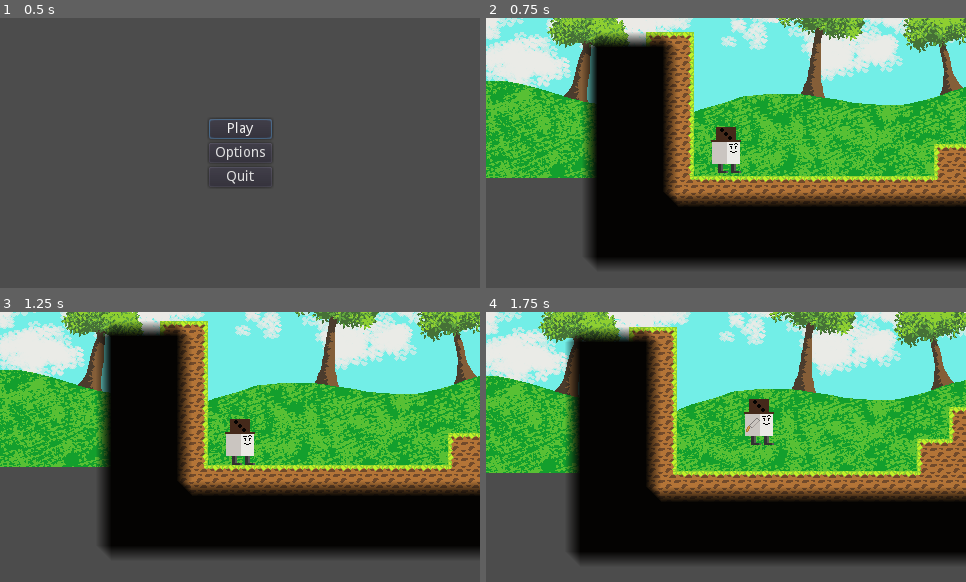
Above: before the commit, frames 1-4 (two rows, left to right).
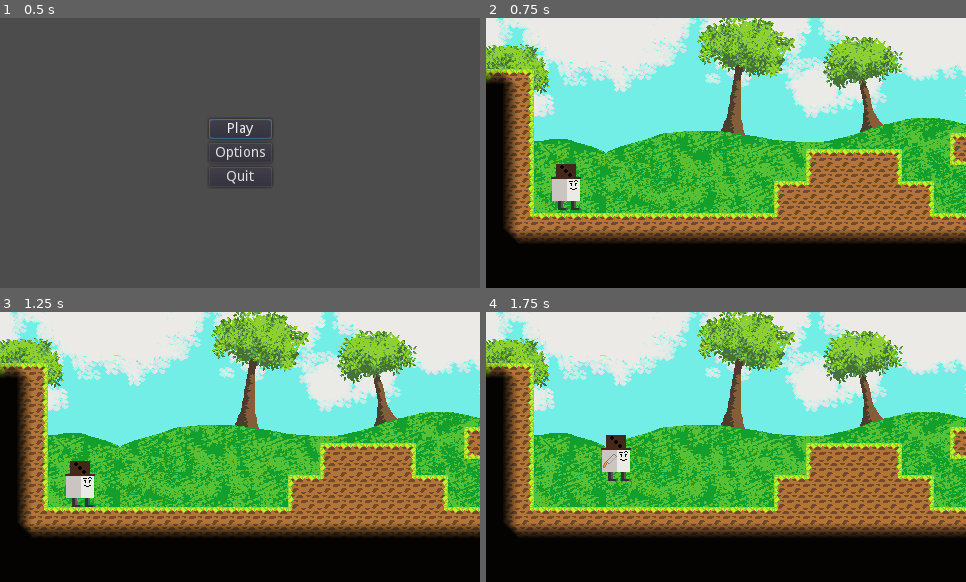
Above: after the commit, the same moments.

Repository: TomHensel/Gmtk-2022
Game: Godot game, scene res://Scenes/Main.tscn
Same seed, same stepped clock (60 frames per second), same inputs: the game is played once before the commit and once after it.
Inputs (mouse positions are in pixels of both pictures, inside the frame that each line leads up to):
- Up to frame 1 (0.5 s): no input
- Up to frame 2 (0.75 s): click "Play" at 0.5 s
- Up to frame 3 (1.25 s): no input
- Up to frame 4 (1.75 s): move the mouse to (831, 433) at 1.27 s; hold D (Right) from 1.28 s (still down); tap E (Roll) at 1.35 s; tap Space (Jump) at 1.52 s

Frame 1 is identical in both runs. In frame 2, 84% of the frame differs, in the area x 0-100%, y 0-100%; in frame 3, 87%; in frame 4, 83%.

Commit message:
added playersounds

Diff:
--- a/Scenes/Projectile/Bomb.tscn
+++ b/Scenes/Projectile/Bomb.tscn
@@ -1,7 +1,8 @@
-[gd_scene load_steps=9 format=2]
+[gd_scene load_steps=10 format=2]
 
 [ext_resource path="res://Assets/etc/Explosion.png" type="Texture" id=1]
 [ext_resource path="res://Scripts/Bomb.gd" type="Script" id=2]
+[ext_resource path="res://Assets/Sounds/Bomb.wav" type="AudioStream" id=3]
 
 [sub_resource type="CircleShape2D" id=1]
 radius = 7.0
@@ -169,6 +170,9 @@
 shape = SubResource( 6 )
 disabled = true
 
+[node name="ExplosionSound" type="AudioStreamPlayer" parent="."]
+stream = ExtResource( 3 )
+
 [connection signal="area_entered" from="Area2D" to="." method="_on_Area2D_area_entered"]
 [connection signal="body_entered" from="Area2D" to="." method="_on_Area2D_body_entered"]
 [connection signal="animation_finished" from="AnimationPlayer" to="." method="_on_AnimationPlayer_animation_finished"]
--- a/Scenes/Projectile/Nuke.tscn
+++ b/Scenes/Projectile/Nuke.tscn
@@ -1,8 +1,9 @@
-[gd_scene load_steps=10 format=2]
+[gd_scene load_steps=11 format=2]
 
 [ext_resource path="res://Scripts/Nuke.gd" type="Script" id=1]
 [ext_resource path="res://Assets/etc/Nuke.png" type="Texture" id=2]
 [ext_resource path="res://Assets/etc/Nukesplosion.png" type="Texture" id=3]
+[ext_resource path="res://Assets/Sounds/Nuke.wav" type="AudioStream" id=4]
 
 [sub_resource type="RectangleShape2D" id=1]
 extents = Vector2( 7, 6 )
@@ -222,6 +223,9 @@
 shape = SubResource( 3 )
 disabled = true
 
+[node name="ExplosionSound" type="AudioStreamPlayer" parent="."]
+stream = ExtResource( 4 )
+
 [connection signal="area_entered" from="Area2D" to="." method="_on_Area2D_area_entered"]
 [connection signal="body_entered" from="Area2D" to="." method="_on_Area2D_body_entered"]
 [connection signal="animation_finished" from="AnimationPlayer" to="." method="_on_AnimationPlayer_animation_finished"]
--- a/Scenes/Projectile/ShotFun.tscn
+++ b/Scenes/Projectile/ShotFun.tscn
@@ -1,7 +1,8 @@
-[gd_scene load_steps=4 format=2]
+[gd_scene load_steps=5 format=2]
 
 [ext_resource path="res://Assets/etc/ShotgunFun.png" type="Texture" id=1]
 [ext_resource path="res://Scripts/ShotgunFun.gd" type="Script" id=2]
+[ext_resource path="res://Assets/Sounds/ShotGun.wav" type="AudioStream" id=3]
 
 [sub_resource type="RectangleShape2D" id=1]
 extents = Vector2( 2, 1 )
@@ -15,5 +16,8 @@
 [node name="CollisionShape2D" type="CollisionShape2D" parent="." groups=["Bullet"]]
 shape = SubResource( 1 )
 
+[node name="ShotSound" type="AudioStreamPlayer" parent="."]
+stream = ExtResource( 3 )
+
 [connection signal="area_entered" from="." to="." method="_on_ShotgunFun_area_entered"]
 [connection signal="body_entered" from="." to="." method="_on_ShotgunFun_body_entered"]
--- a/Scenes/Rätt.tscn
+++ b/Scenes/Rätt.tscn
@@ -9,6 +9,8 @@
 [ext_resource path="res://Assets/Charakters/Health.png" type="Texture" id=7]
 [ext_resource path="res://Assets/Charakters/Hurt.png" type="Texture" id=8]
 [ext_resource path="res://Scenes/Menu/PauseMenu.tscn" type="PackedScene" id=9]
+[ext_resource path="res://Assets/Sounds/Sword.wav" type="AudioStream" id=10]
+[ext_resource path="res://Assets/Sounds/PlayerHurt.wav" type="AudioStream" id=11]
 
 [sub_resource type="RectangleShape2D" id=1]
 extents = Vector2( 14, 15 )
@@ -511,6 +513,9 @@
 
 [node name="Camera2D" type="Camera2D" parent="."]
 current = true
+limit_left = 0
+limit_top = -250
+limit_bottom = 75
 smoothing_enabled = true
 smoothing_speed = 2.5
 
@@ -596,9 +601,16 @@
 shape = SubResource( 9 )
 disabled = true
 
+[node name="MeleeAttackSound" type="AudioStreamPlayer" parent="ActiveWeapon"]
+stream = ExtResource( 10 )
+
 [node name="CanvasLayer" type="CanvasLayer" parent="."]
 
 [node name="PauseMenu" parent="CanvasLayer" instance=ExtResource( 9 )]
+
+[node name="HurtSound" type="AudioStreamPlayer" parent="."]
+stream = ExtResource( 11 )
+volume_db = -3.0
 
 [connection signal="area_entered" from="Area2D" to="." method="_on_Area2D_area_entered"]
 [connection signal="animation_finished" from="ActiveWeapon/Gunimation" to="ActiveWeapon" method="_on_Gunimation_animation_finished"]
--- a/Scripts/ActiveWeapon.gd
+++ b/Scripts/ActiveWeapon.gd
@@ -47,12 +47,14 @@
 			1:																																				#Fist
 				if shootInput():
 					$MELEEHURTFIST/CollisionShape2D.disabled = false
+					$MeleeAttackSound.play()
 					if(weapon.flip_v):
 						$Gunimation.play("ThrustLeft")
 					else:
 						$Gunimation.play("ThrustRight")
 			2:																																				#Saw
 				if shootInput():
+					$MeleeAttackSound.play()
 					$MELEEHURTSAW/CollisionShape2D.disabled = false
 					if(weapon.flip_v):
 						$Gunimation.play("ThrustLeft")
@@ -60,6 +62,7 @@
 						$Gunimation.play("ThrustRight")
 			3:																																				#Sword
 				if shootInput():
+					$MeleeAttackSound.play()
 					$MELEEHURTSWORD/CollisionShape2D.disabled = false
 					if(weapon.flip_v):
 						$Gunimation.play("ThrustLeft")
--- a/Scripts/Bomb.gd
+++ b/Scripts/Bomb.gd
@@ -22,12 +22,14 @@
 	if(area.is_in_group("Enemy")):
 		mode = 1
 		$AnimationPlayer.play("Explo")
+		$ExplosionSound.play()
 
 func _on_Area2D_body_entered(body):
 	if(!body.is_in_group("Player") && !body.is_in_group("Bomb")):
 		yield(get_tree().create_timer(3), "timeout")
 		mode = 1
 		$AnimationPlayer.play("Explo")
+		$ExplosionSound.play()
 
 
 func _on_AnimationPlayer_animation_finished(anim_name):
--- a/Scripts/Nuke.gd
+++ b/Scripts/Nuke.gd
@@ -21,12 +21,14 @@
 	if(area.is_in_group("Enemy")):
 		mode = 1
 		$AnimationPlayer.play("Nukesplosion")
+		$ExplosionSound.play()
 
 func _on_Area2D_body_entered(body):
 	if(!body.is_in_group("Player") && !body.is_in_group("Bomb")):
 		yield(get_tree().create_timer(3), "timeout")
 		mode = 1
 		$AnimationPlayer.play("Nukesplosion")
+		$ExplosionSound.play()
 
 
 func _on_AnimationPlayer_animation_finished(anim_name):
--- a/Scripts/Rätt.gd
+++ b/Scripts/Rätt.gd
@@ -73,6 +73,7 @@
 
 func _on_Area2D_area_entered(area):
 	if area.is_in_group("EnemyAttack"):
+		$HurtSound.play()
 		$"Rätt/Hurt".visible = true
 		yield(get_tree().create_timer(0.1), "timeout")
 		$"Rätt/Hurt".visible = false
--- a/Scripts/ShotgunFun.gd
+++ b/Scripts/ShotgunFun.gd
@@ -5,7 +5,7 @@
 var Ydirection = 1
 
 func _ready():
-	pass
+	$ShotSound.play()
 
 func _process(_delta):
 	position.x += Xdirection * speed
Not shown, added: Assets/Sounds/Bomb.wav.import
Not shown, added: Assets/Sounds/Nuke.wav.import
Not shown, added: Assets/Sounds/PlayerHurt.wav.import
Not shown, added: Assets/Sounds/Sword.wav.import
Not shown: 1 places in Scenes/Rätt.tscn that only renumber resources
Not shown, added: Assets/Sounds/Bomb.wav
Not shown, added: Assets/Sounds/Nuke.wav
Not shown, added: Assets/Sounds/PlayerHurt.wav
Not shown, added: Assets/Sounds/Sword.wav
